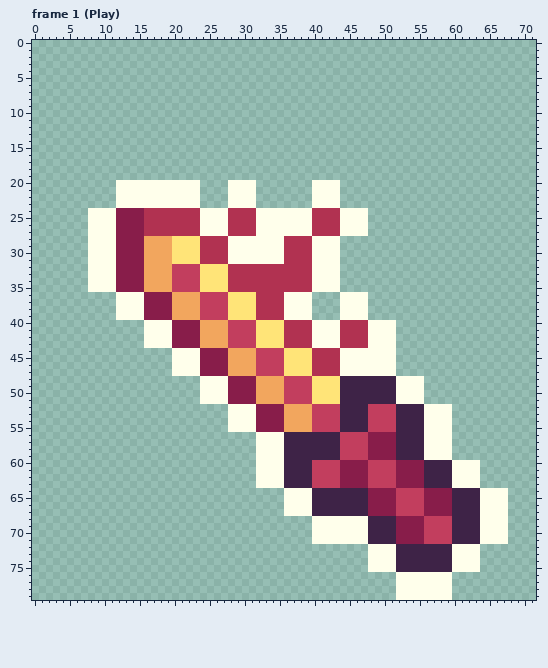
One commit to this pixel-art file: Resources/Item/sword14.aseprite. That is the earlier state.
72x80 pixels, 5 frames. Shown: frame 1 (Play). The commit also changed other frames, which this record leaves out.
After:
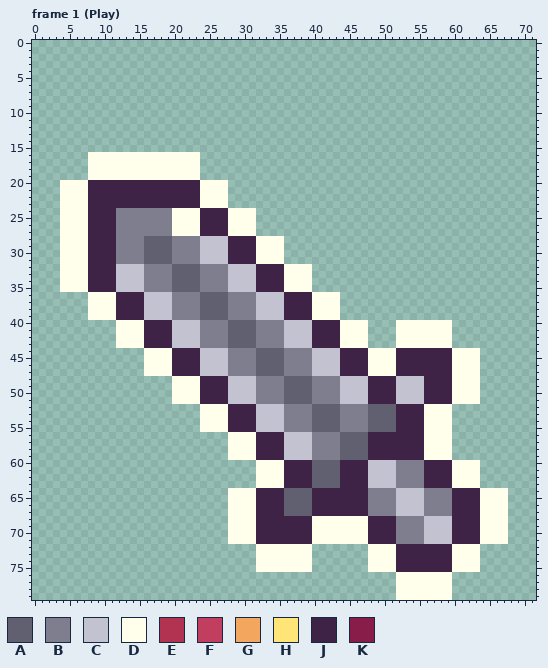
Palette (. is transparent): A #606070  B #7e7e8f  C #c2c2d1  D #ffffeb  E #b13251  F #c23e5e  G #f2a65e  H #ffe478  J #3e2347  K #881d4a
Difference:
Changed rows in their new state; - is an unchanged pixel.
Frame 1 (Play):
first column x 4:
16 ----DDDDDDDDDDDDDDDD----------------------------------------
17 ----DDDDDDDDDDDDDDDD----------------------------------------
18 ----DDDDDDDDDDDDDDDD----------------------------------------
19 ----DDDDDDDDDDDDDDDD----------------------------------------
20 DDDDJJJJJJJJJJJJJJJJDDDD....--------....--------------------
21 DDDDJJJJJJJJJJJJJJJJDDDD....--------....--------------------
22 DDDDJJJJJJJJJJJJJJJJDDDD....--------....--------------------
23 DDDDJJJJJJJJJJJJJJJJDDDD....--------....--------------------
24 DDDDJJJJBBBBBBBBDDDDJJJJDDDD................----------------
25 DDDDJJJJBBBBBBBBDDDDJJJJDDDD................----------------
26 DDDDJJJJBBBBBBBBDDDDJJJJDDDD................----------------
27 DDDDJJJJBBBBBBBBDDDDJJJJDDDD................----------------
28 DDDDJJJJBBBBAAAABBBBCCCCJJJJ----........--------------------
29 DDDDJJJJBBBBAAAABBBBCCCCJJJJ----........--------------------
30 DDDDJJJJBBBBAAAABBBBCCCCJJJJ----........--------------------
31 DDDDJJJJBBBBAAAABBBBCCCCJJJJ----........--------------------
32 DDDDJJJJCCCCBBBBAAAABBBBCCCCJJJJDDDD....--------------------
33 DDDDJJJJCCCCBBBBAAAABBBBCCCCJJJJDDDD....--------------------
34 DDDDJJJJCCCCBBBBAAAABBBBCCCCJJJJDDDD....--------------------
35 DDDDJJJJCCCCBBBBAAAABBBBCCCCJJJJDDDD....--------------------
36 ----DDDDJJJJCCCCBBBBAAAABBBBCCCCJJJJDDDD....----------------
37 ----DDDDJJJJCCCCBBBBAAAABBBBCCCCJJJJDDDD....----------------
38 ----DDDDJJJJCCCCBBBBAAAABBBBCCCCJJJJDDDD....----------------
39 ----DDDDJJJJCCCCBBBBAAAABBBBCCCCJJJJDDDD....----------------
40 --------DDDDJJJJCCCCBBBBAAAABBBBCCCCJJJJDDDD....DDDDDDDD----
41 --------DDDDJJJJCCCCBBBBAAAABBBBCCCCJJJJDDDD....DDDDDDDD----
42 --------DDDDJJJJCCCCBBBBAAAABBBBCCCCJJJJDDDD....DDDDDDDD----
43 --------DDDDJJJJCCCCBBBBAAAABBBBCCCCJJJJDDDD....DDDDDDDD----
44 ------------DDDDJJJJCCCCBBBBAAAABBBBCCCCJJJJ----JJJJJJJJDDDD
45 ------------DDDDJJJJCCCCBBBBAAAABBBBCCCCJJJJ----JJJJJJJJDDDD
46 ------------DDDDJJJJCCCCBBBBAAAABBBBCCCCJJJJ----JJJJJJJJDDDD
47 ------------DDDDJJJJCCCCBBBBAAAABBBBCCCCJJJJ----JJJJJJJJDDDD
48 ----------------DDDDJJJJCCCCBBBBAAAABBBBCCCC----CCCCJJJJDDDD
49 ----------------DDDDJJJJCCCCBBBBAAAABBBBCCCC----CCCCJJJJDDDD
50 ----------------DDDDJJJJCCCCBBBBAAAABBBBCCCC----CCCCJJJJDDDD
51 ----------------DDDDJJJJCCCCBBBBAAAABBBBCCCC----CCCCJJJJDDDD
52 --------------------DDDDJJJJCCCCBBBBAAAABBBBAAAA------------
53 --------------------DDDDJJJJCCCCBBBBAAAABBBBAAAA------------
54 --------------------DDDDJJJJCCCCBBBBAAAABBBBAAAA------------
55 --------------------DDDDJJJJCCCCBBBBAAAABBBBAAAA------------
56 ------------------------DDDDJJJJCCCCBBBBAAAAJJJJ------------
57 ------------------------DDDDJJJJCCCCBBBBAAAAJJJJ------------
58 ------------------------DDDDJJJJCCCCBBBBAAAAJJJJ------------
59 ------------------------DDDDJJJJCCCCBBBBAAAAJJJJ------------
60 ------------------------------------AAAAJJJJCCCCBBBB--------
61 ------------------------------------AAAAJJJJCCCCBBBB--------
62 ------------------------------------AAAAJJJJCCCCBBBB--------
63 ------------------------------------AAAAJJJJCCCCBBBB--------
64 ------------------------DDDDJJJJAAAA--------BBBBCCCCBBBB----
65 ------------------------DDDDJJJJAAAA--------BBBBCCCCBBBB----
66 ------------------------DDDDJJJJAAAA--------BBBBCCCCBBBB----
67 ------------------------DDDDJJJJAAAA--------BBBBCCCCBBBB----
68 ------------------------DDDDJJJJJJJJ------------BBBBCCCC----
69 ------------------------DDDDJJJJJJJJ------------BBBBCCCC----
70 ------------------------DDDDJJJJJJJJ------------BBBBCCCC----
71 ------------------------DDDDJJJJJJJJ------------BBBBCCCC----
72 ----------------------------DDDDDDDD------------------------
73 ----------------------------DDDDDDDD------------------------
74 ----------------------------DDDDDDDD------------------------
75 ----------------------------DDDDDDDD------------------------
Boxes around the changes in both pictures, in picture pixels (x1, y1, x2, y2):
changed: (60, 152, 480, 572)
